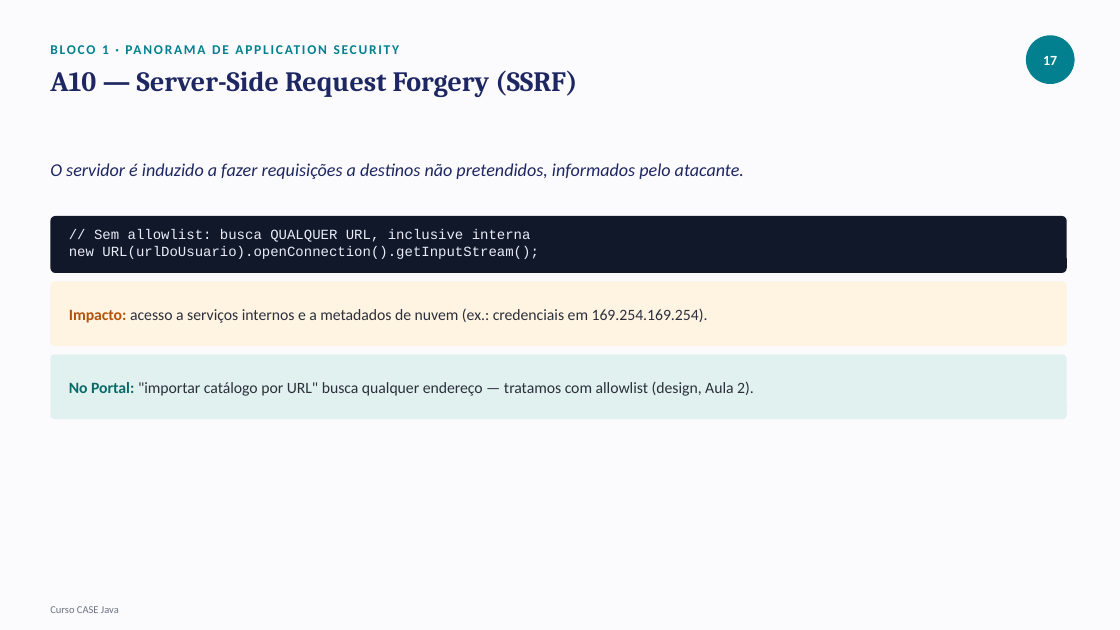
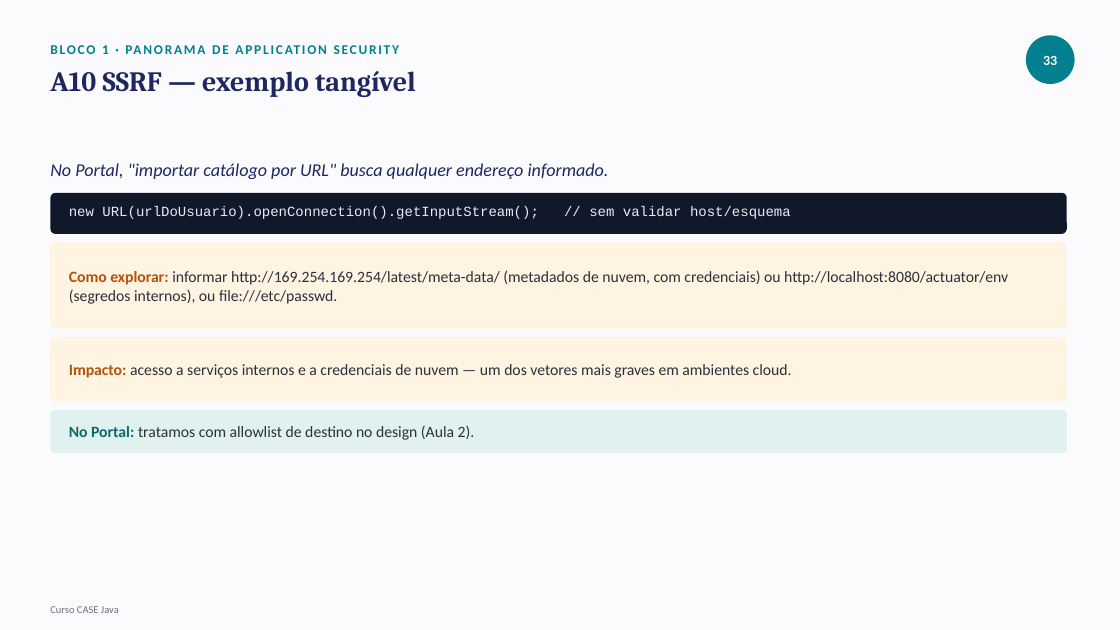
Before and after one commit to tiagocanatelliretechers/curso-case-java, a slide deck: slide 34 of materiais/aula-1/conteudo-aula-1.pptx (slide 18 before the commit). Drawn at 1120x630 pixels with LibreOffice and Linux fonts; fonts in the diff are those of the drawing. Boxes give left, top, right and bottom in pixels: in the first picture for what was removed or moved away, otherwise in the second. Text is boxed around its words. In the diff, an @@ line names an element or a change of style, - is before the commit and + after.

```diff
--- a/materiais/aula-1/conteudo-aula-1.pptx
+++ b/materiais/aula-1/conteudo-aula-1.pptx
@@ text at (x1=1043, y1=56, x2=1057, y2=65): text changed @@
-17
+33
@@ text at (x1=50, y1=71, x2=416, y2=97): text changed @@
-A10 — Server-Side Request Forgery (SSRF)
+A10 SSRF — exemplo tangível
@@ text at (x1=50, y1=163, x2=609, y2=179): text changed @@
-O servidor é induzido a fazer requisições a destinos não pretendidos, informados pelo atacante.
+No Portal, "importar catálogo por URL" busca qualquer endereço informado.
@@ rounded rectangle at (x1=50, y1=192, x2=1067, y2=234): proportions changed @@
@@ rounded rectangle resized from (x1=50, y1=216, x2=1067, y2=273) to (x1=50, y1=192, x2=1067, y2=234) @@
@@ text at (x1=69, y1=206, x2=791, y2=219): text changed @@
-// Sem allowlist: busca QUALQUER URL, inclusive interna
-new URL(urlDoUsuario).openConnection().getInputStream();
+new URL(urlDoUsuario).openConnection().getInputStream(); // sem validar host/esquema
@@ rounded rectangle resized from (x1=50, y1=281, x2=1067, y2=346) to (x1=50, y1=242, x2=1067, y2=328) @@
@@ rounded rectangle at (x1=50, y1=242, x2=1067, y2=328): proportions changed @@
@@ text at (x1=69, y1=270, x2=1008, y2=304): text changed @@
-Impacto: acesso a serviços internos e a metadados de nuvem (ex.: credenciais em 169.254.169.254).
+Como explorar: informar http://169.254.169.254/latest/meta-data/ (metadados de nuvem, com credenciais) ou http://localhost:8080/actuator/env (segredos internos), ou file:///etc/passwd.
@@ rounded rectangle moved from (x1=50, y1=355, x2=1067, y2=419) to (x1=50, y1=337, x2=1067, y2=402) @@
@@ rounded rectangle at (x1=50, y1=337, x2=1067, y2=402): fill #E1F1EF to #FFF3E2 @@
@@ text added at (x1=69, y1=364, x2=792, y2=378), 13.5 pt, text #2B303B @@
+Impacto: acesso a serviços internos e a credenciais de nuvem — um dos vetores mais graves em ambientes cloud.
@@ rounded rectangle added at (x1=50, y1=410, x2=1067, y2=454), fill #E1F1EF @@
@@ text at (x1=69, y1=426, x2=475, y2=440): text changed @@
-No Portal: "importar catálogo por URL" busca qualquer endereço — tratamos com allowlist (design, Aula 2).
+No Portal: tratamos com allowlist de destino no design (Aula 2).
```
Also in this commit, not shown: 31 other slides changed, 22 slides added, 5 slides removed, 1 other file.
